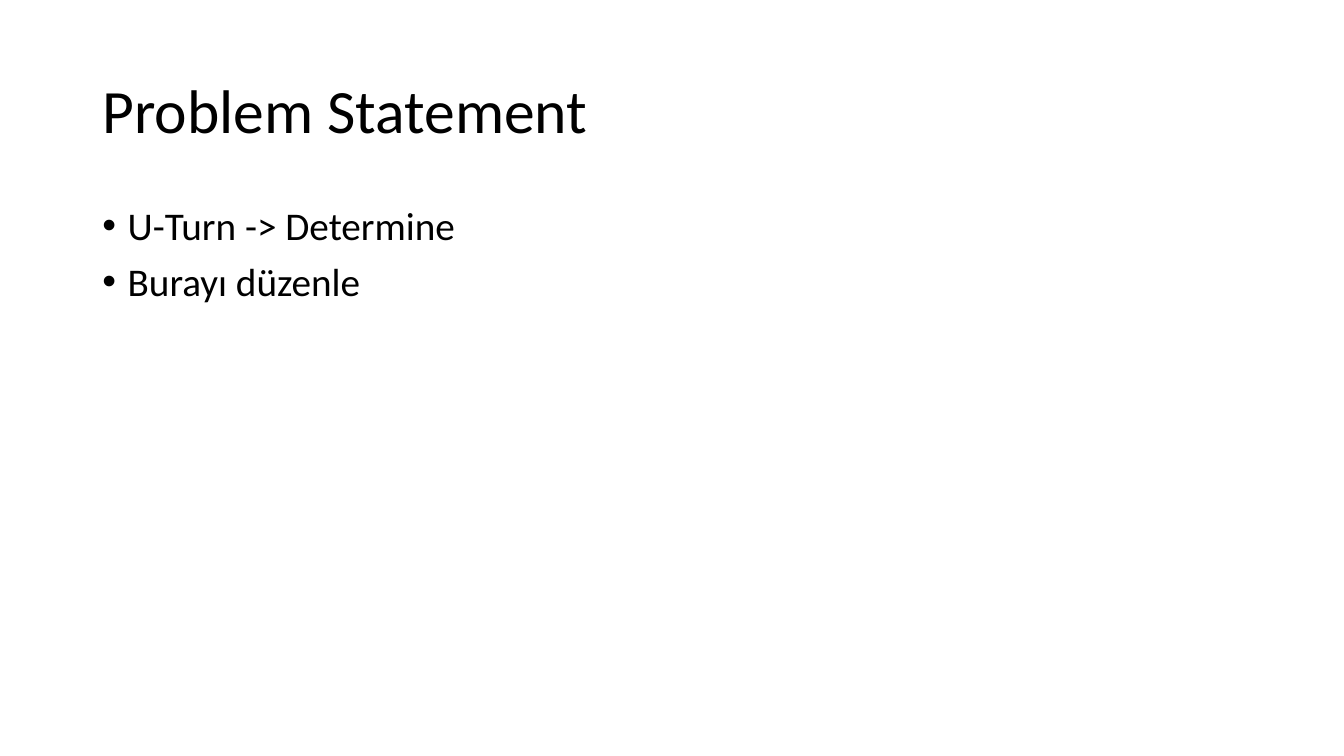
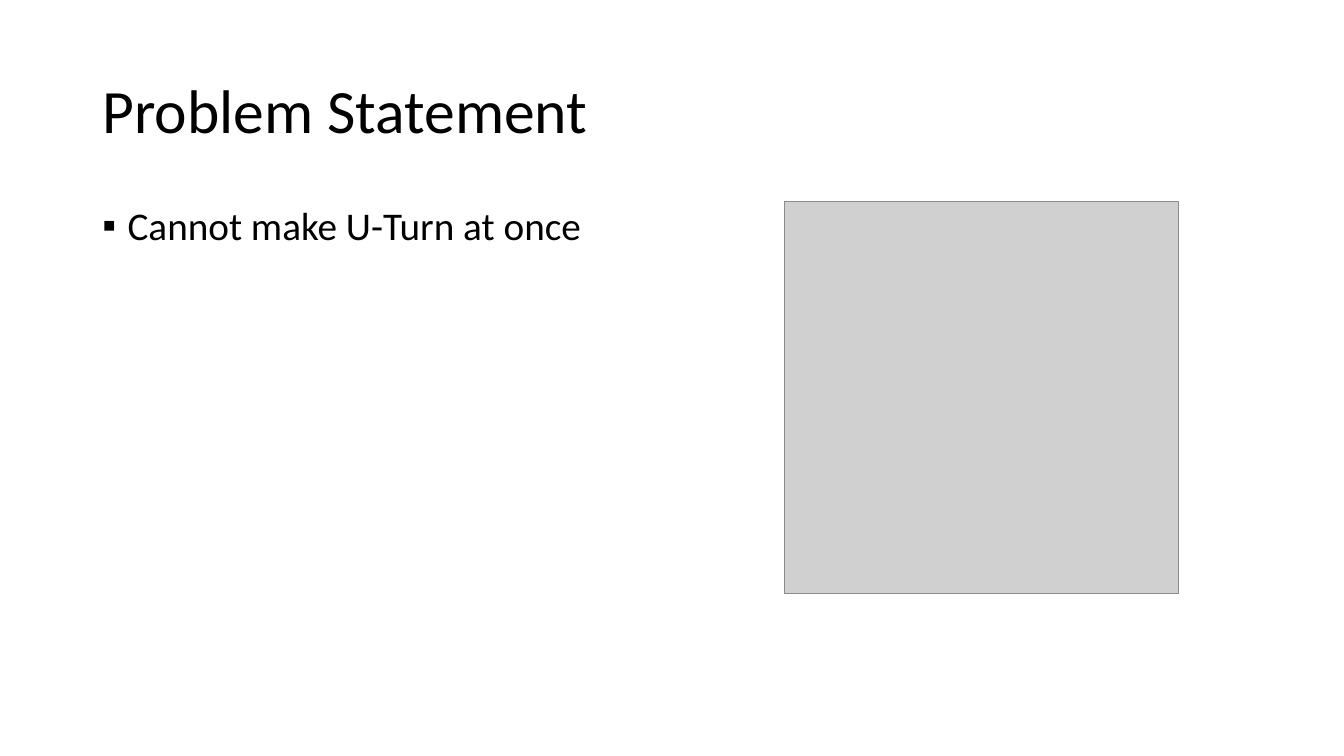
Before and after one commit to emredogan7/METU-EE-2017-2018-Capstone-Design-Project-Repository, a slide deck: slide 6 of sunum_/Birleştirilmiş.pptx (slide 5 before the commit). Drawn at 1344x756 pixels with LibreOffice and Linux fonts; fonts in the diff are those of the drawing; grey boxes stand for pictures. Boxes give left, top, right and bottom in pixels: in the first picture for what was removed or moved away, otherwise in the second. Text is boxed around its words. In the diff, an @@ line names an element or a change of style, - is before the commit and + after.

```diff
--- a/sunum_/Birleştirilmiş.pptx
+++ b/sunum_/Birleştirilmiş.pptx
@@ picture added at <box>784,202,1179,594</box> @@
@@ text at <box>128,212,581,241</box>: text changed @@
-• U-Turn -> Determine
-• Burayı düzenle
+▪ Cannot make U-Turn at once
```
Also in this commit, not shown: 2 other slides changed, 4 slides added, 3 slides removed.
